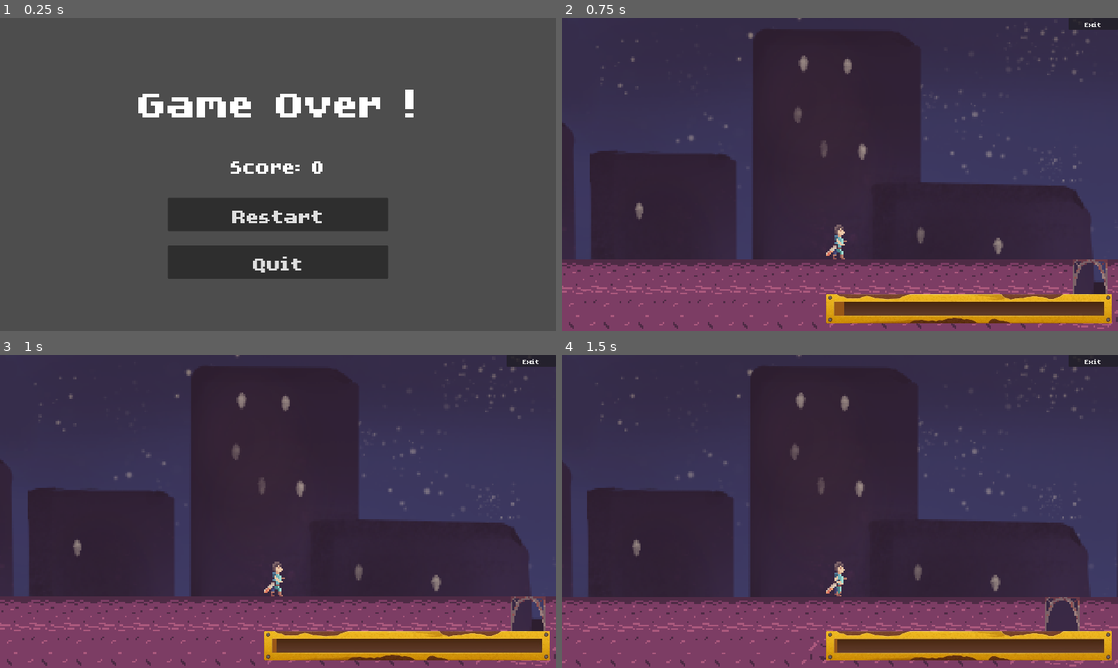
Above: before the commit, frames 1-4 (two rows, left to right).
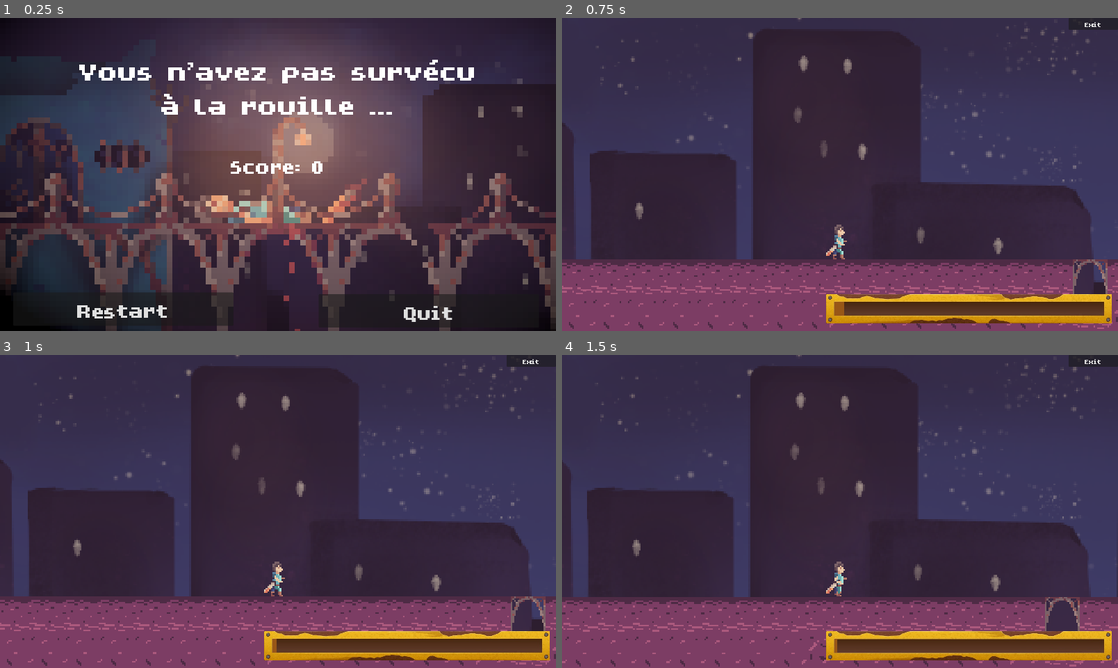
Above: after the commit, the same moments.

Repository: MarianPoirot/Gamejam
Game: Godot game, scene res://Scenes/UI/Ending.tscn
Two runs of this game, one before a commit and one after it. Both use one fixed random seed, a clock stepped at 60 frames per second and the inputs below. This scene is started directly instead of the project's main scene.
Inputs (mouse positions are in pixels of both pictures, inside the frame that each line leads up to):
- Up to frame 1 (0.25 s): no input
- Up to frame 2 (0.75 s): click "Restart" at 0.5 s
- Up to frame 3 (1 s): no input
- Up to frame 4 (1.5 s): tap Enter at 1.25 s; move the mouse to (962, 495) at 1.27 s; hold Right (Move_Right) from 1.28 s (still down); tap E (Interact) at 1.35 s

The runs differ from the first frame. In frame 1, 81% of the frame differs, in the area x 0-100%, y 0-100%; in frame 2, nothing differs; in frame 3, nothing differs; in frame 4, nothing differs.

Commit message:
Ajout ending

Diff:
--- a/Scenes/UI/Ending.tscn
+++ b/Scenes/UI/Ending.tscn
@@ -1,11 +1,17 @@
-[gd_scene load_steps=4 format=3 uid="uid://cecse2dibg87g"]
+[gd_scene load_steps=5 format=3 uid="uid://cecse2dibg87g"]
 
 [ext_resource type="Script" path="res://Scripts/UI/Ending.gd" id="1_hxryl"]
 [ext_resource type="FontFile" uid="uid://bmwimpog4uwfm" path="res://Assets/Fonts/HopeGold.ttf" id="2_0k5a2"]
+[ext_resource type="Texture2D" uid="uid://bq23qt60of6xn" path="res://Assets/Sprites/ending_improved.png" id="3_01snh"]
 [ext_resource type="AudioStream" uid="uid://bw6hjkydhs6gn" path="res://Assets/Sons/Moi c JMLP.ogg" id="3_236ow"]
 
 [node name="Ending" type="CanvasLayer"]
 script = ExtResource("1_hxryl")
+
+[node name="Background" type="Sprite2D" parent="."]
+position = Vector2(800, 430)
+scale = Vector2(16, 16)
+texture = ExtResource("3_01snh")
 
 [node name="GameOver" type="Label" parent="."]
 anchors_preset = 8
@@ -13,16 +19,17 @@
 anchor_top = 0.5
 anchor_right = 0.5
 anchor_bottom = 0.5
-offset_left = -381.5
-offset_top = -285.0
-offset_right = 381.5
-offset_bottom = -107.0
+offset_left = -858.0
+offset_top = -351.0
+offset_right = 858.0
+offset_bottom = -41.0
 grow_horizontal = 2
 grow_vertical = 2
 scale = Vector2(1, 0.93875)
 theme_override_fonts/font = ExtResource("2_0k5a2")
-theme_override_font_sizes/font_size = 192
-text = "GAME_OVER"
+theme_override_font_sizes/font_size = 128
+text = "Vous n'avez pas survécu
+à la rouille ..."
 horizontal_alignment = 1
 
 [node name="Restart" type="Button" parent="."]
@@ -31,12 +38,14 @@
 anchor_top = 0.5
 anchor_right = 0.5
 anchor_bottom = 0.5
-offset_left = -317.0
-offset_top = 67.0
-offset_right = 317.0
-offset_bottom = 163.0
+offset_left = -762.0
+offset_top = 339.0
+offset_right = -128.0
+offset_bottom = 435.0
 grow_horizontal = 2
 grow_vertical = 2
+size_flags_horizontal = 0
+size_flags_vertical = 8
 theme_override_fonts/font = ExtResource("2_0k5a2")
 theme_override_font_sizes/font_size = 96
 text = "KEY_RESTART"
@@ -47,12 +56,13 @@
 anchor_top = 0.5
 anchor_right = 0.5
 anchor_bottom = 0.5
-offset_left = -317.0
-offset_top = 204.0
-offset_right = 317.0
-offset_bottom = 300.0
+offset_left = 117.0
+offset_top = 344.0
+offset_right = 751.0
+offset_bottom = 440.0
 grow_horizontal = 2
 grow_vertical = 2
+size_flags_horizontal = 8
 theme_override_fonts/font = ExtResource("2_0k5a2")
 theme_override_font_sizes/font_size = 92
 text = "KEY_QUIT"
@@ -74,8 +84,6 @@
 text = "Score: 0"
 horizontal_alignment = 1
 
-[node name="Background" type="Sprite2D" parent="."]
-
 [node name="EndAudio" type="AudioStreamPlayer" parent="."]
 stream = ExtResource("3_236ow")
 autoplay = true
--- a/Scenes/UI/Opening.tscn
+++ b/Scenes/UI/Opening.tscn
@@ -56,14 +56,33 @@
 anchor_right = 0.5
 anchor_bottom = 0.5
 offset_left = -800.0
-offset_top = -224.0
+offset_top = -404.0
 offset_right = 800.0
-offset_bottom = -46.0
+offset_bottom = -226.0
 grow_horizontal = 2
 grow_vertical = 2
 theme_override_fonts/font = ExtResource("2_dkysx")
 theme_override_font_sizes/font_size = 192
 text = "RuZZtyPeachRobots"
+horizontal_alignment = 1
+vertical_alignment = 1
+
+[node name="Lore" type="Label" parent="."]
+anchors_preset = 8
+anchor_left = 0.5
+anchor_top = 0.5
+anchor_right = 0.5
+anchor_bottom = 0.5
+offset_left = -803.0
+offset_top = -247.0
+offset_right = 797.0
+offset_bottom = -69.0
+grow_horizontal = 2
+grow_vertical = 2
+theme_override_fonts/font = ExtResource("2_dkysx")
+theme_override_font_sizes/font_size = 64
+text = "Vous êtes un android envoyé contrôler
+des robots abandonnés."
 horizontal_alignment = 1
 vertical_alignment = 1
 
--- a/project.godot
+++ b/project.godot
@@ -11,7 +11,7 @@
 [application]
 
 config/name="RuZZtyPeachRobots"
-config/description="Les humains ont créés des robots dans ce monde Steampunk. Malheureusement, après les avoir abandonnés pendant des années, une étrange rouille a recouvet la ville et corrumpu les robots. Un androide est envoyé pour essayer de s'en débarasser."
+config/description="Les humains ont créés des robots dans ce monde Steampunk. Malheureusement, après les avoir abandonnés pendant des années, une étrange rouille a recouvet la ville et corrumpu les robots. Un android est envoyé pour essayer de s'en débarasser."
 run/main_scene="res://Scenes/UI/Opening.tscn"
 config/features=PackedStringArray("4.1", "Forward Plus")
 config/icon="res://Assets/Sprites/icon.png"
Binary file added: Assets/Sprites/ending.png
Binary file added: Assets/Sprites/ending_improved.png
Not shown: 1 places in Scenes/UI/Opening.tscn that only renumber resources
Binary file added: Scenes/UI/ending_improved.png
Not shown, added: Assets/Sprites/ending.kra
